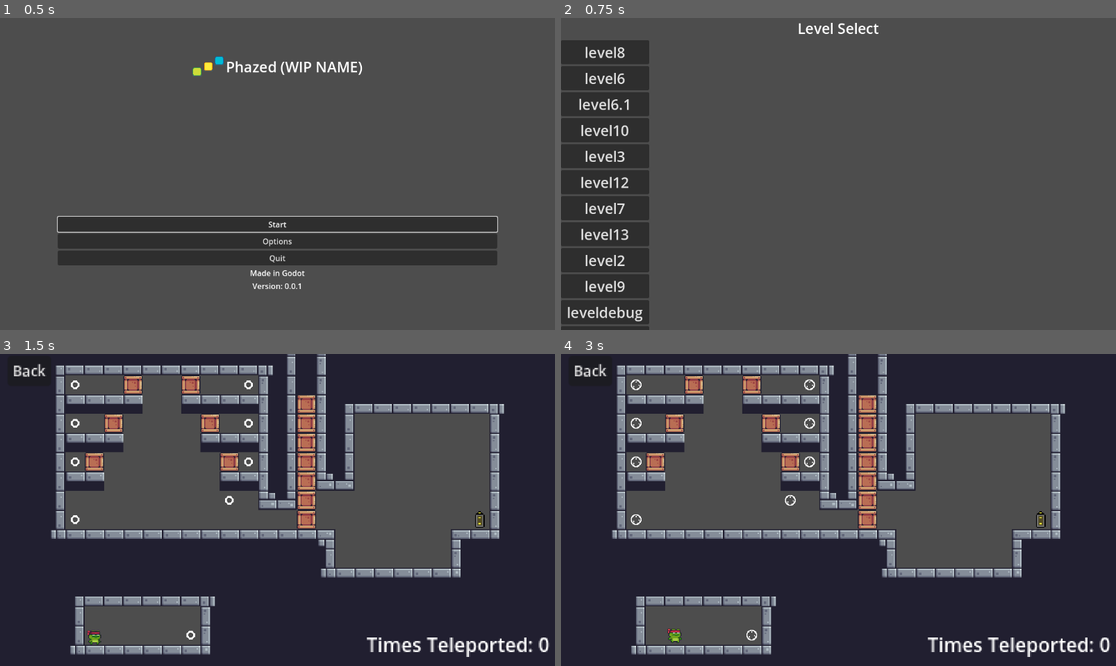
Above: before the commit, frames 1-4 (two rows, left to right).
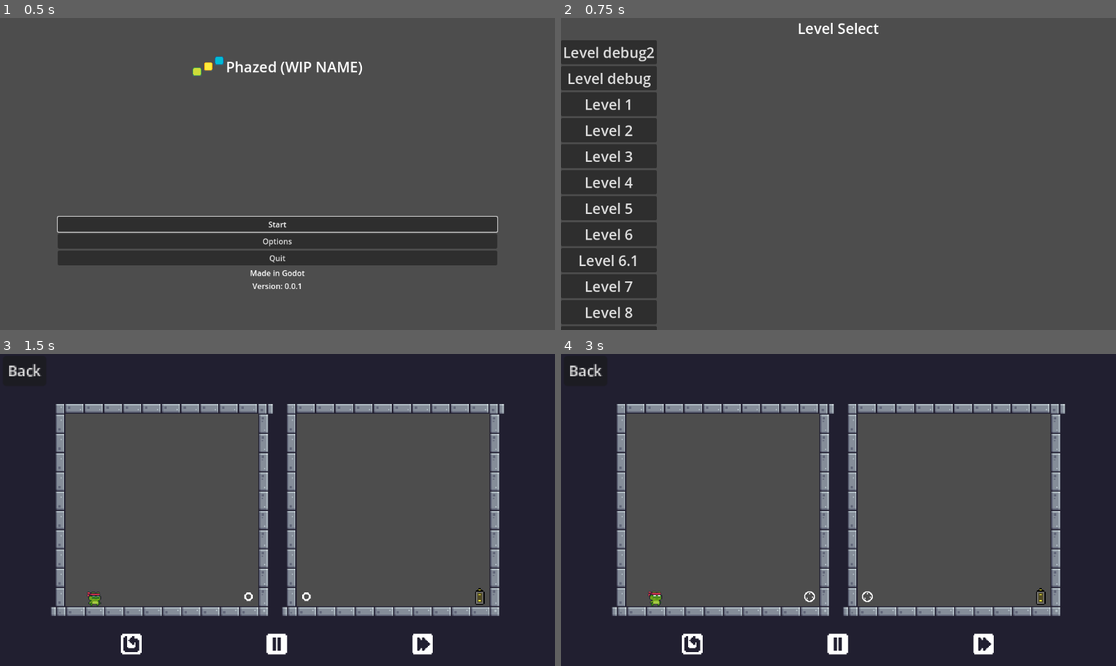
Above: after the commit, the same moments.

Repository: DoubleTrio/phazed
Game: Godot game, scene res://Scenes/Menu/main_menu.tscn
Two runs of this game, one before a commit and one after it. Both use one fixed random seed, a clock stepped at 60 frames per second and the inputs below.
Inputs (mouse positions are in pixels of both pictures, inside the frame that each line leads up to):
- Up to frame 1 (0.5 s): no input
- Up to frame 2 (0.75 s): click "Start" at 0.5 s
- Up to frame 3 (1.5 s): click (49, 441) at 1.25 s, where only the run after the commit has a clickable "Level 1"
- Up to frame 4 (3 s): click (694, 644) at 2.02 s; click (694, 644) at 2.77 s

Frame 1 is identical in both runs. In frame 2, 3.4% of the frame differs, in the area x 0-18%, y 7-100%; in frame 3, 35%; in frame 4, 35%, in the area x 1-99%, y 0-98%.

Commit message:
Sort levels numerically

Diff:
--- a/Scripts/Menu/level_selection.gd
+++ b/Scripts/Menu/level_selection.gd
@@ -12,19 +12,15 @@
 func get_levels(path) -> void:
 	var dir = DirAccess.open("res://Scenes/Levels")
 
-	dir.list_dir_begin()
-	var file_name = dir.get_next()
+	var files_list = Array(dir.get_files())
+	files_list.sort_custom(func	(a:String,b): return float(a.split("_",true,1)[1])<float(b.split("_",true,1)[1]))
 #
-	while file_name != "":
-		#print(file_name)
+	for file_name: String in files_list:
+		print(file_name)
 		create_level_btn('%s/%s' % [dir.get_current_dir(),file_name], file_name)
-		file_name = dir.get_next()
-	dir.list_dir_end()
 
-
-func create_level_btn(lvl_path:String, lvl_name:String) -> void:
+func create_level_btn(lvl_path:String, file_name:String) -> void:
 	var btn = LEVEL_BTN.instantiate()
-
-	btn.text = lvl_name.trim_suffix('.tscn').replace("_","")
+	btn.text = "Level "+file_name.split("_",true,1)[1].trim_suffix(".tscn")
 	btn.level_path = lvl_path
 	grid.add_child(btn)
